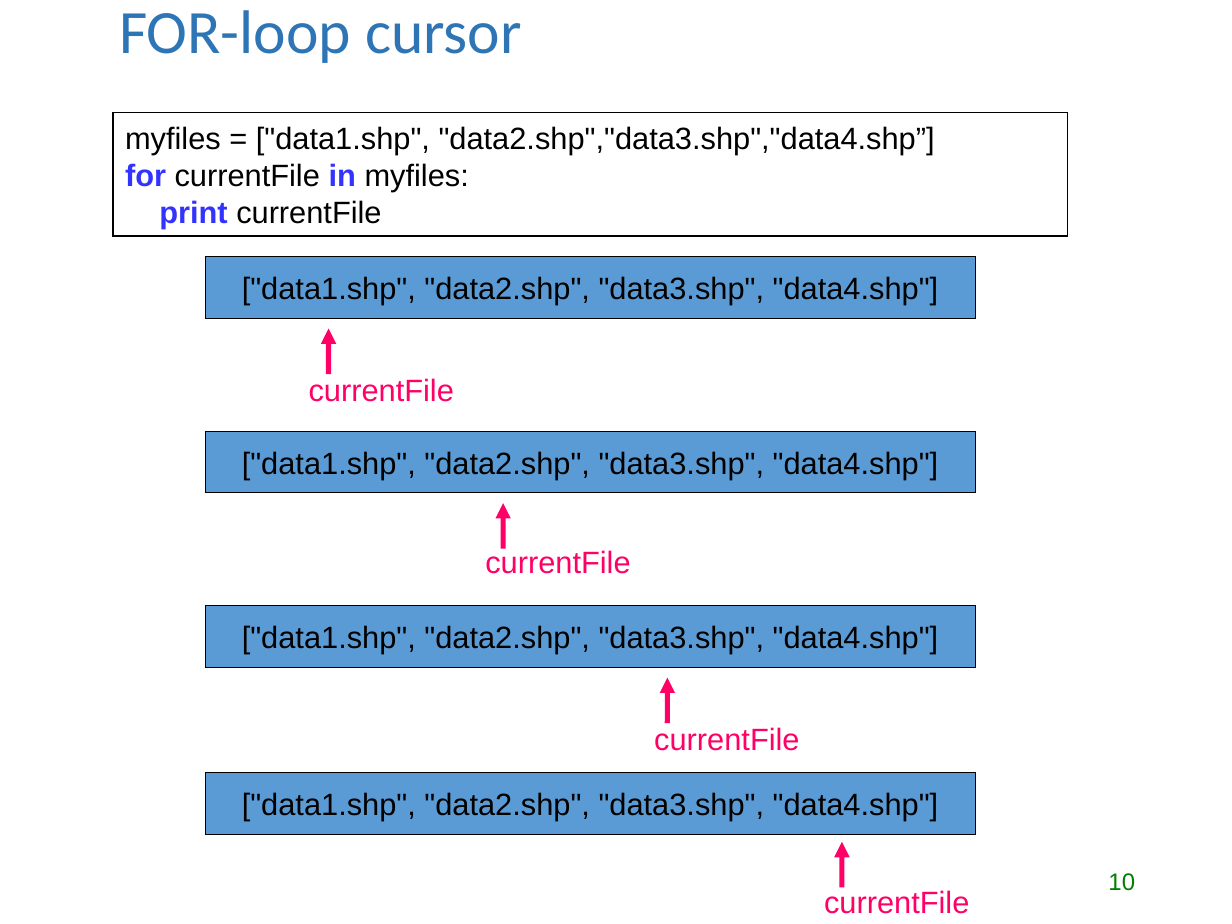
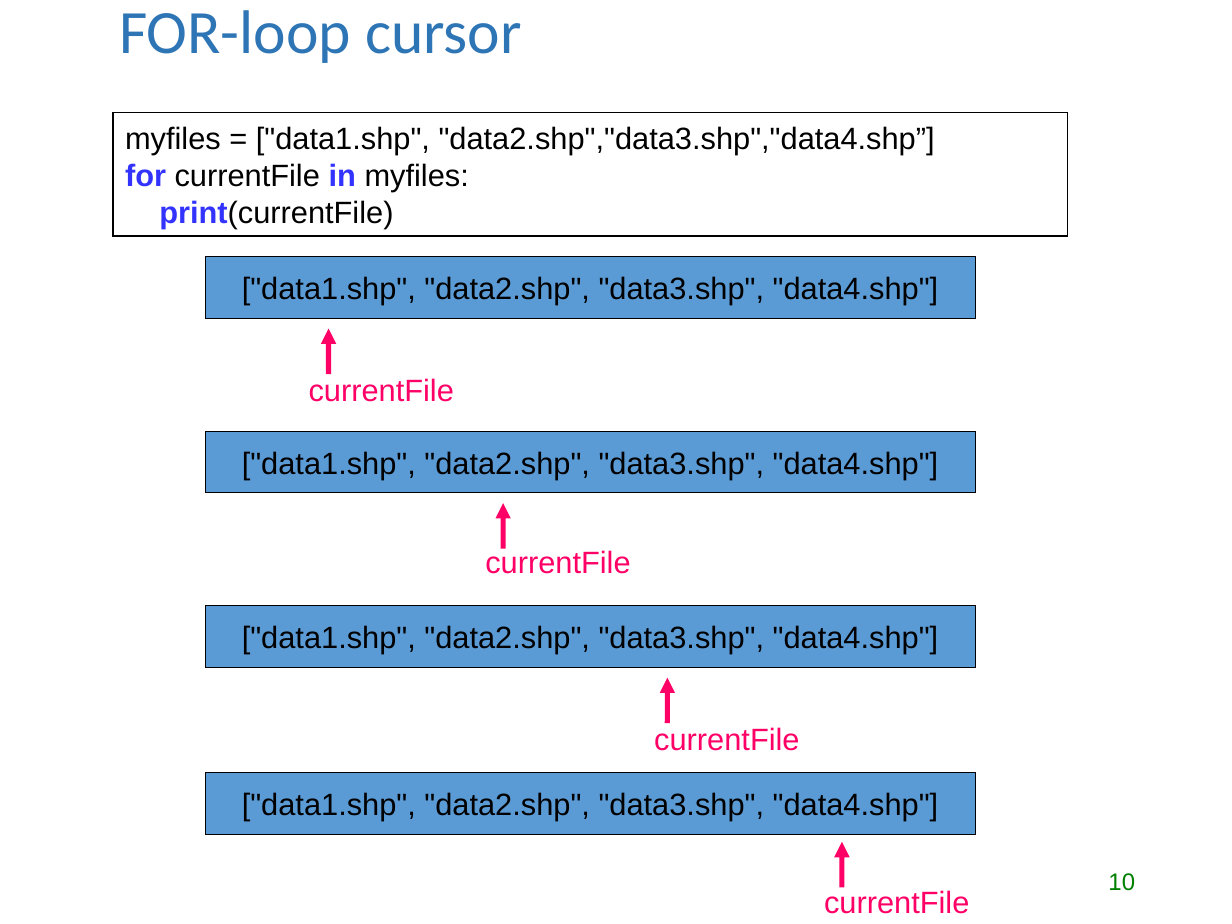
Before and after one commit to lgtateos/gis540, a slide deck: slide 10 of slides/looping.ppt. Drawn at 1232x924 pixels with LibreOffice and Linux fonts; fonts in the diff are those of the drawing. Boxes give left, top, right and bottom in pixels: in the first picture for what was removed or moved away, otherwise in the second. Text is boxed around its words. In the diff, an @@ line names an element or a change of style, - is before the commit and + after.

```diff
--- a/slides/looping.ppt
+++ b/slides/looping.ppt
@@ text in rectangle at (125,163,469,229): text changed @@
-for currentFile in myfiles:
-print currentFile
+for currentFile in myfiles:
+print(currentFile)
```
Also in this commit, not shown: 1 other slide changed.
